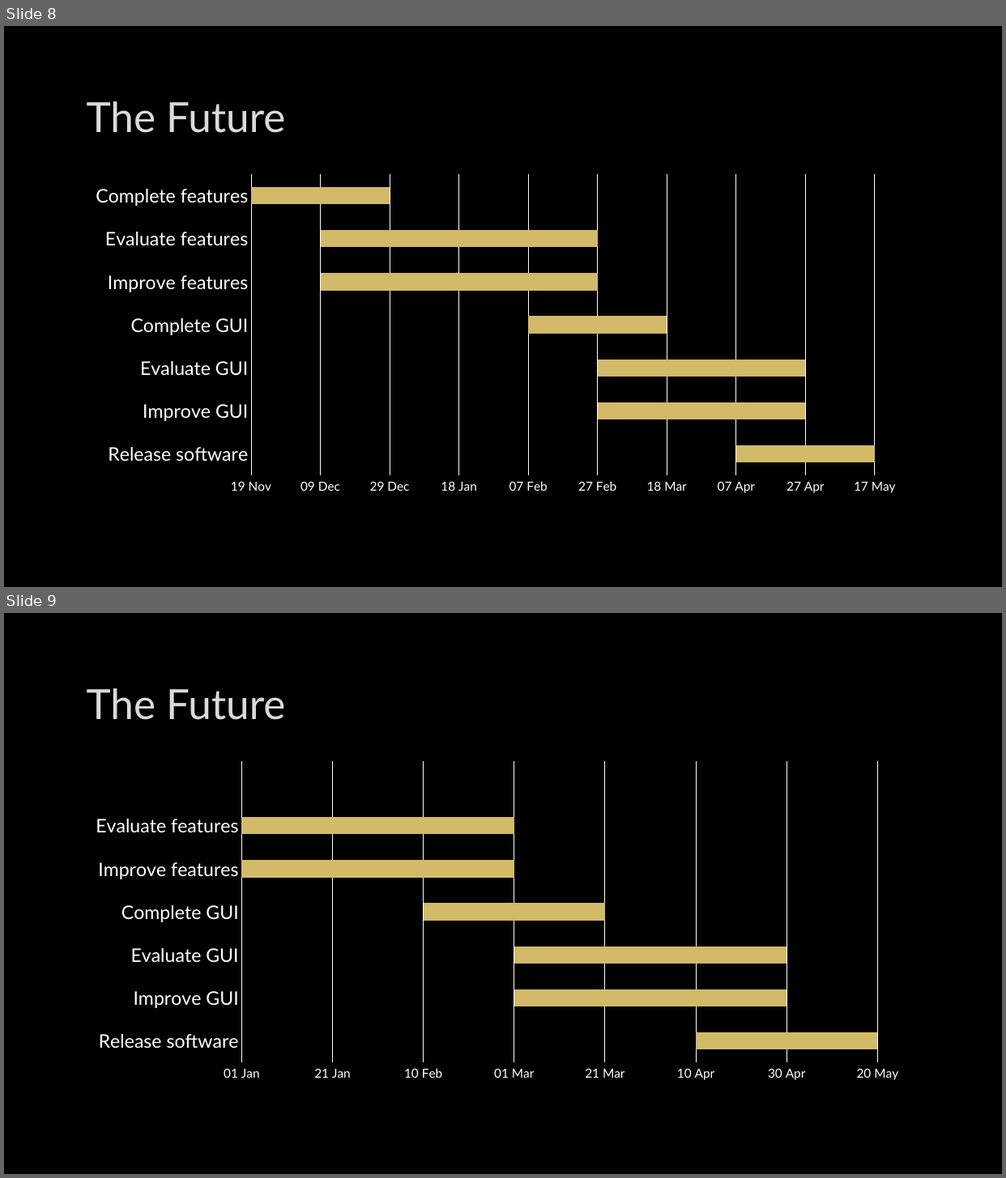
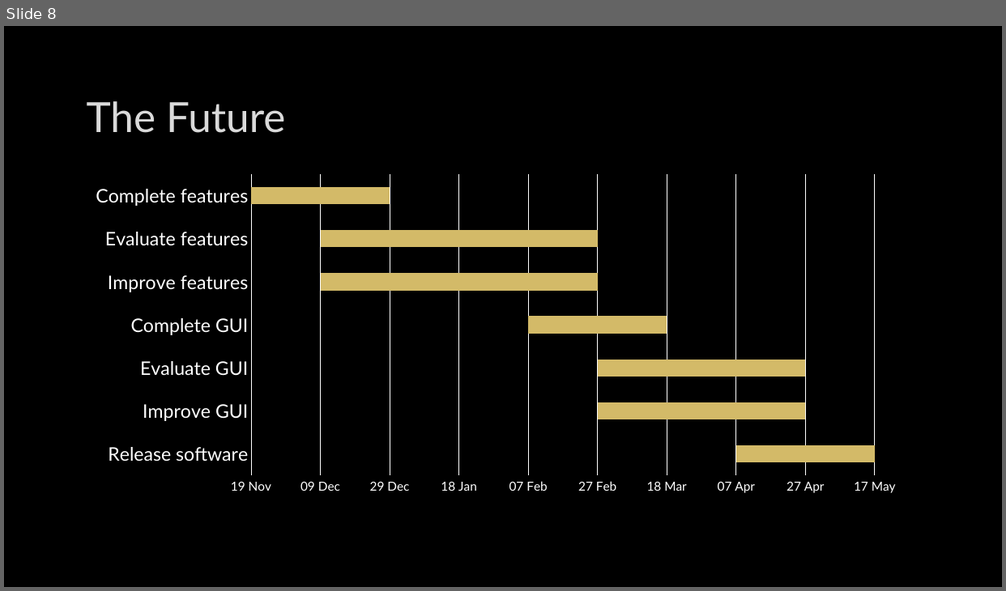
Before and after one commit to LiuchuyaoXu/P004-SEM-Tool, a slide deck: Reports/Presentation 1.pptx. Shown one above the other, each under a label of ours: slides 8 and 9 before the commit, slide 8 after it. The pictures are 1006x1178 and 1006x591 pixels, drawn with LibreOffice and Linux fonts; fonts in the diff are those of the drawing; background and template pictures are left out. Boxes give left, top, right and bottom in pixels: in the first picture for what was removed or moved away, otherwise in the second. Text is boxed around its words. In the diff, an @@ line names an element or a change of style, - is before the commit and + after.

```diff
--- a/Reports/Presentation 1.pptx
+++ b/Reports/Presentation 1.pptx
@@ slide 9 removed at [4, 613, 1002, 1174], background picture (left out) @@
@@ title removed at [87, 688, 285, 720] @@
-The Future
@@ bar stacked chart removed at [79, 755, 927, 1087] @@
-categories: Release software, Improve GUI, Evaluate GUI, Complete GUI, Improve features, Evaluate features
-Series 1: 43931, 43891, 43891, 43871, 43831, 43831, -
-Series 2: 40, 60, 60, 40, 60, 60, -
```
Also in this commit, not shown: 8 other files.
